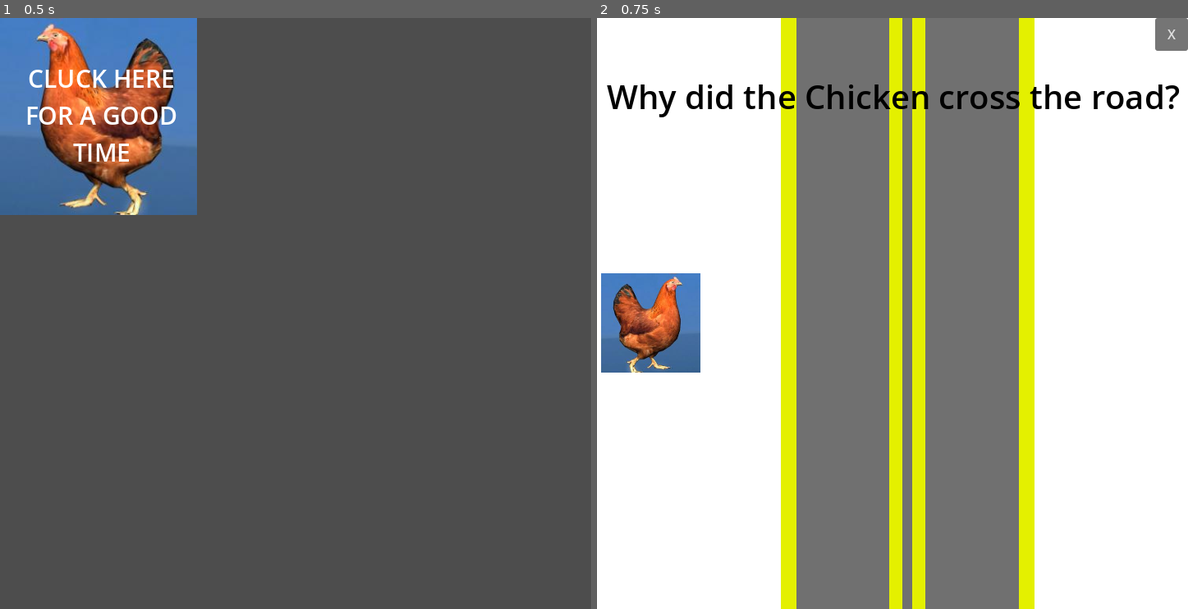
Above: before the commit, frames 1-2 (left to right).
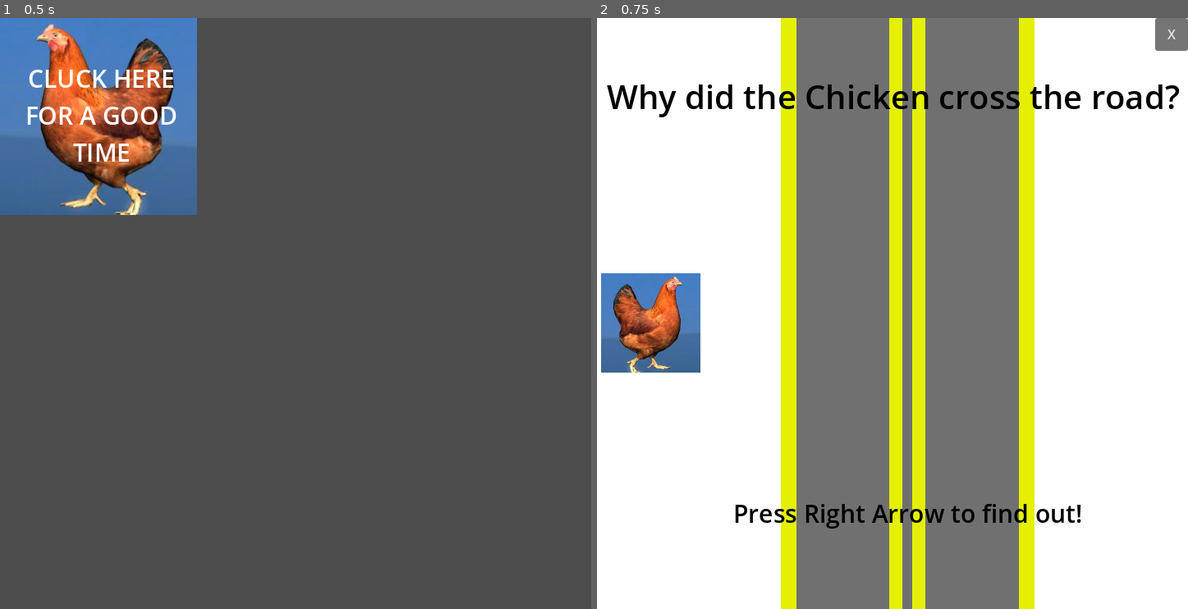
Above: after the commit, the same moments.

Repository: aceysmith/dad-jokes-irl
Game: Godot game, scene res://MainMenu/joke_picker.tscn
The game is run twice, just before and just after one commit, with the same random seed, the same clock (stepped at 60 frames per second) and the same inputs.
Inputs:
- Up to frame 1 (0.5 s): no input
- Up to frame 2 (0.75 s): click "CLUCK HERE FOR A GOOD TIME" at 0.5 s

Frame 1 is identical in both runs. In frame 2, 0.7% of the frame differs, in the area x 23-82%, y 82-87%.

Commit message:
Add instructions to chicken joke

Diff:
--- a/ChickenCrosser/chicken.gd
+++ b/ChickenCrosser/chicken.gd
@@ -1,11 +1,13 @@
 extends BaseJoke
 
 @onready var chicken = $Chicken
-@onready var punchline = $Punchline
+@onready var punchline = %PunchlineLabel
+@onready var instructions = %InstructionsLabel
 
 func _input(event: InputEvent):
 	if event.is_action_pressed("ui_right") and punchline.visible == false:
-		chicken.position += Vector2(10, 0)
+		chicken.position += Vector2(5, 0)
+		instructions.visible = false
 		if chicken.position.x > 620:
 			punchline.visible = true
 			exit_button.visible = false
--- a/ChickenCrosser/chicken.tscn
+++ b/ChickenCrosser/chicken.tscn
@@ -48,7 +48,7 @@
 texture = ExtResource("2_kkwtf")
 flip_h = true
 
-[node name="Question" type="Label" parent="." index="9"]
+[node name="QuestionLabel" type="Label" parent="." index="9"]
 offset_left = 12.0
 offset_top = 68.0
 offset_right = 703.0
@@ -57,7 +57,8 @@
 theme_override_font_sizes/font_size = 40
 text = "Why did the Chicken cross the road?"
 
-[node name="Punchline" type="Label" parent="." index="10"]
+[node name="PunchlineLabel" type="Label" parent="." index="10"]
+unique_name_in_owner = true
 visible = false
 offset_left = 15.0
 offset_top = 514.0
@@ -65,5 +66,16 @@
 offset_bottom = 569.0
 theme_override_colors/font_color = Color(0, 0, 0, 1)
 theme_override_font_sizes/font_size = 40
-text = "To get to the other side"
+text = "To get to the other side, duh"
 horizontal_alignment = 1
+
+[node name="InstructionsLabel" type="Label" parent="." index="11"]
+unique_name_in_owner = true
+offset_left = 166.0
+offset_top = 582.0
+offset_right = 592.0
+offset_bottom = 624.0
+theme_override_colors/font_color = Color(0, 0, 0, 1)
+theme_override_font_sizes/font_size = 30
+text = "Press Right Arrow to find out!"
+horizontal_alignment = 1
